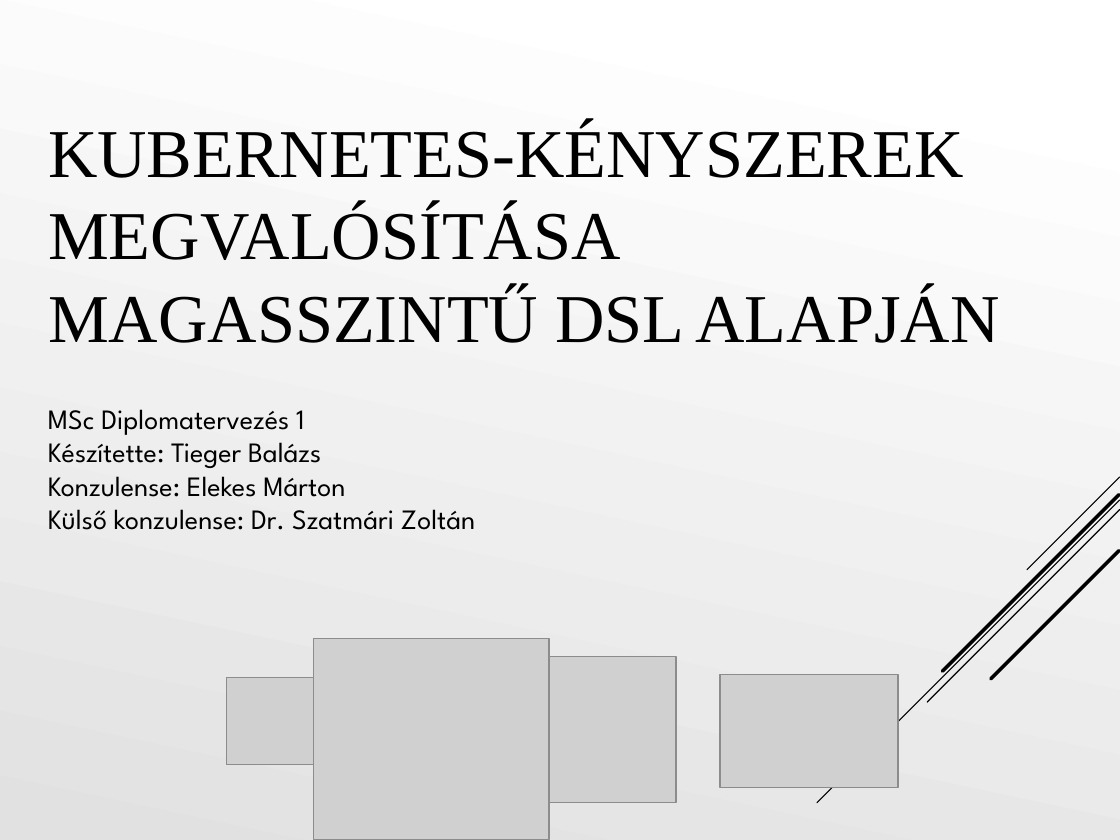
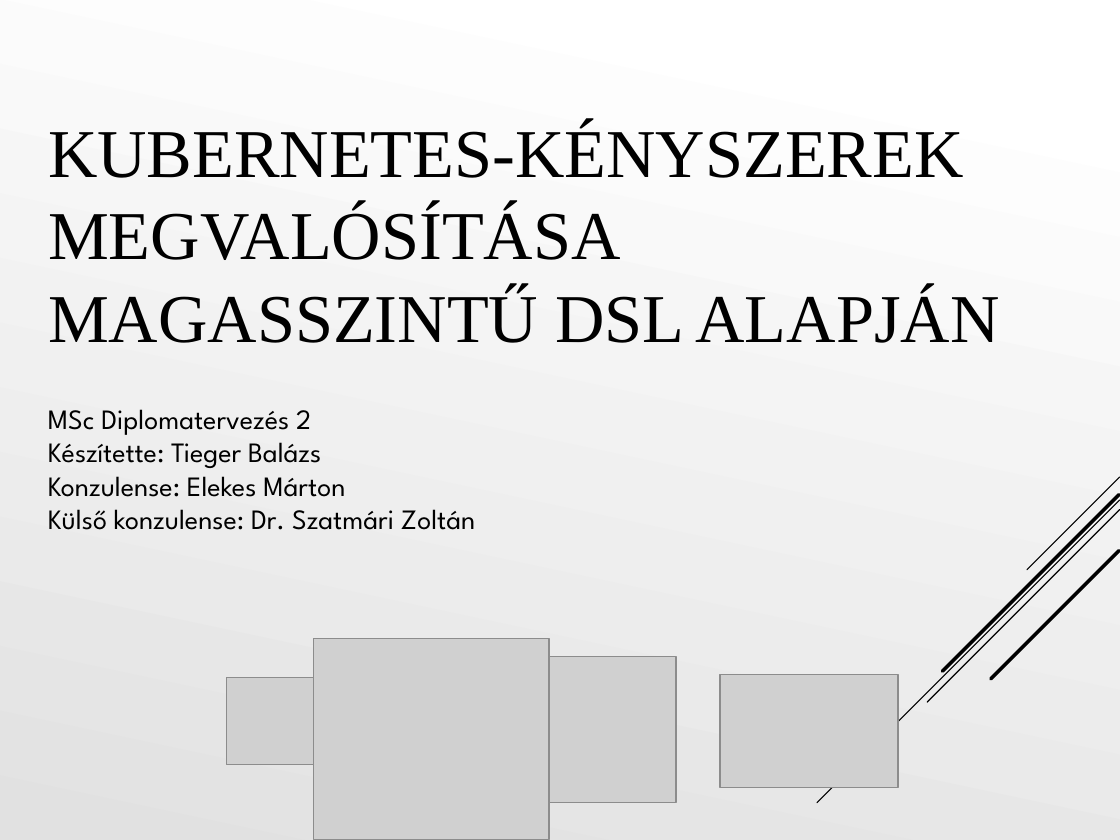
Before and after one commit to Tiegris/KonstrainR, a slide deck: slide 1 of ppt/prezi.pptx. Drawn at 1120x840 pixels with LibreOffice and Linux fonts; fonts in the diff are those of the drawing; grey boxes stand for pictures. Boxes give left, top, right and bottom in pixels: in the first picture for what was removed or moved away, otherwise in the second. Text is boxed around its words. In the diff, an @@ line names an element or a change of style, - is before the commit and + after.

```diff
--- a/ppt/prezi.pptx
+++ b/ppt/prezi.pptx
@@ text at <box>48,409,311,435</box>: text changed @@
-MSc Diplomatervezés 1
+MSc Diplomatervezés 2
```
Also in this commit, not shown: 9 other slides changed, 5 slides added, 5 slides removed, 1 other file.
